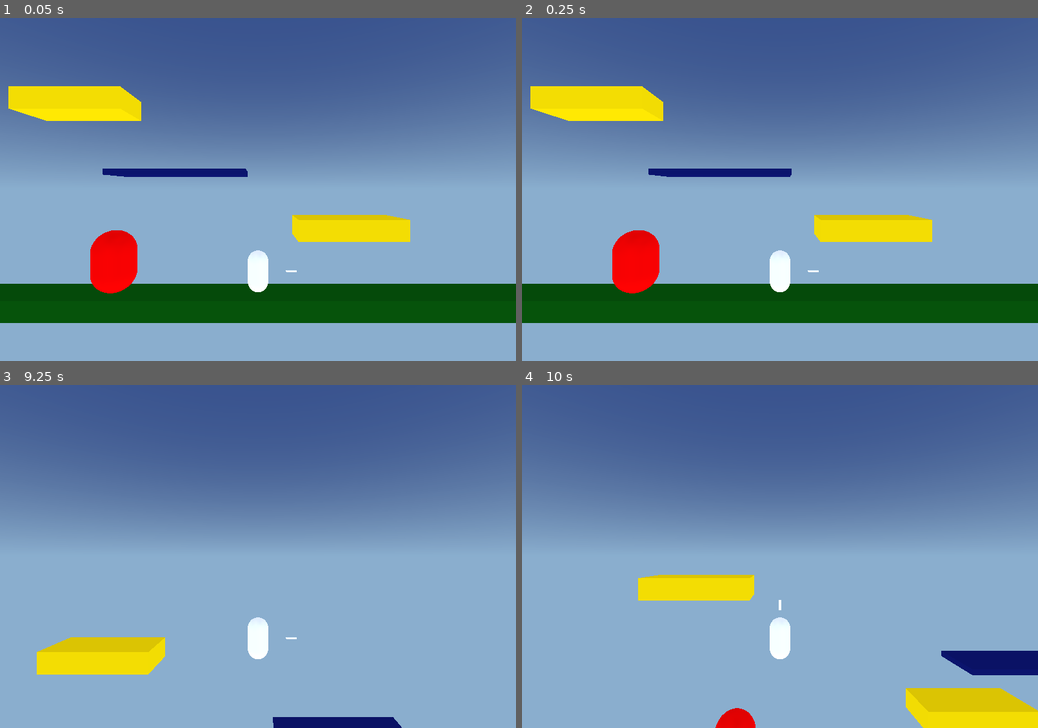
Above: before the commit, frames 1-4 (two rows, left to right).
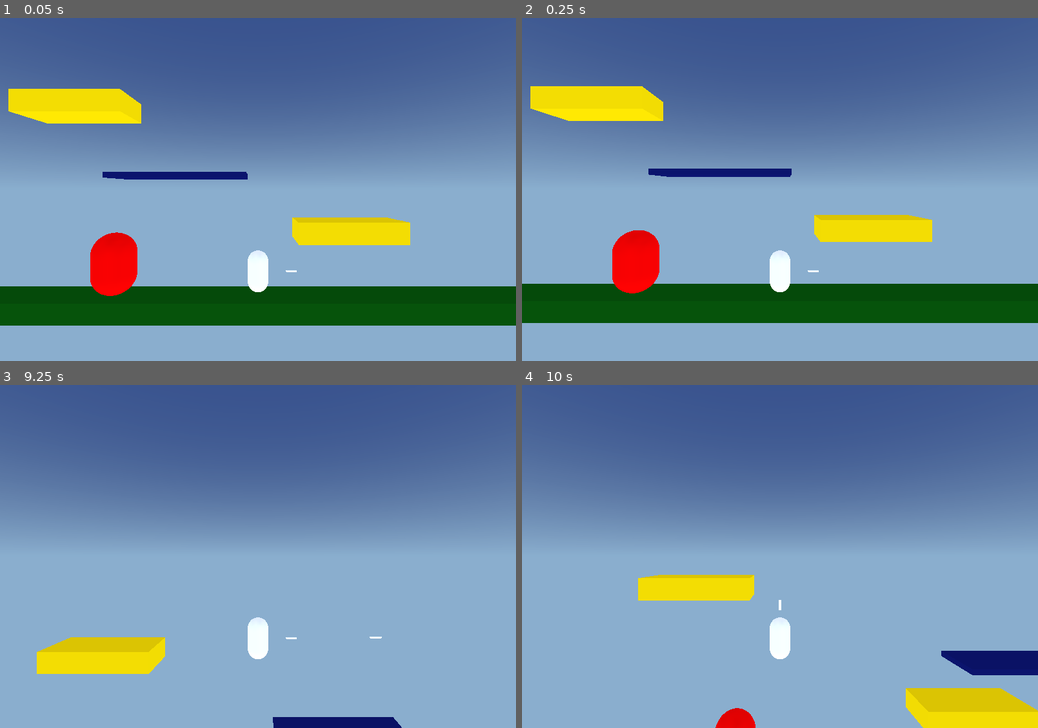
Above: after the commit, the same moments.

Repository: CaffeinatedCM/scorespacejam_9_game
Game: Godot game, scene res://levels/Sandbox.tscn
The game is run twice, just before and just after one commit, with the same random seed, the same clock (stepped at 60 frames per second) and the same inputs.
Inputs:
- Up to frame 1 (0.05 s): no input
- Up to frame 2 (0.25 s): no input
- Up to frame 3 (9.25 s): hold D (move_right) 0.53-1.28 s; tap Ctrl (shoot) at 0.6, 1.55, 3.05, 4.55, 5.1, 5.85, 7.55, 9.05 s; tap Space (jump) at 0.77, 0.8, 1.07, 1.35, 1.52, 1.82, 2.3, 3.02, 3.32, 3.77, 3.8, 4.07, 4.52, 4.82, 5.3, 6.02, 6.32, 6.6, 6.77, 7.07, 7.52, 7.82, 8.3, 9.02 s; hold A (move_left) 1.28-2.03 s; hold Down (aim_down) 2.03-2.78 s; hold D (move_right) 2.03-3.53 s; tap Enter at 2.75 s; tap Left (aim_left) at 2.85 s; hold Right (aim_right) 3.53-4.28 s; hold A (move_left) 3.53-5.78 s; tap Up (aim_up) at 4.35 s; hold D (move_right) 5.78-8.03 s; tap Down (aim_down) at 7.35 s; hold Left (aim_left) 8.03-8.78 s; hold A (move_left) from 8.03 s (still down); tap Right (aim_right) at 8.85 s
- Up to frame 4 (10 s): tap Space (jump) at 9.32, 9.77, 9.8 s; release A (move_left) at 9.53 s; hold D (move_right) from 9.53 s (still down); hold Up (aim_up) from 9.53 s (still down)

The runs differ from the first frame. In frame 1, 2.9% of the frame differs, in the area x 0-100%, y 19-90%; in frame 2, nothing differs; in frame 3, less than 0.1%; in frame 4, less than 0.1%.

Commit message:
Get bullet working

Diff:
--- a/game/characters/BasicEnemy/Enemy.gd
+++ b/game/characters/BasicEnemy/Enemy.gd
@@ -1,7 +1,22 @@
 extends KinematicBody
+
+var bullet = preload("res://objects/bullet/Bullet.tscn")
+
+var aim_direction = Vector2.RIGHT
+
+onready var stats = $Stats
 
 func _ready():
     $Stats.connect("on_no_health", self, "queue_free")
 
 func take_damage(value):
+    print("Damage", value)
     $Stats.health -= value
+
+func shoot():
+    var b = bullet.instance()
+    b.initialize(stats.DAMAGE, Vector3(aim_direction.x, aim_direction.y, 0).normalized())
+    get_tree().root.add_child(b)
+    b.global_transform.origin = global_transform.origin + Vector3(2, 0, 0)
+    var aim_degrees = rad2deg(Vector2.RIGHT.angle_to(aim_direction))
+    b.rotation_degrees.z = aim_degrees
--- a/game/characters/BasicEnemy/Enemy.tscn
+++ b/game/characters/BasicEnemy/Enemy.tscn
@@ -13,6 +13,7 @@
 [node name="Enemy" type="KinematicBody"]
 transform = Transform( 1, 0, 0, 0, 1, 0, 0, 0, 1, -7, 2, 0 )
 collision_layer = 8
+collision_mask = 0
 script = ExtResource( 2 )
 
 [node name="Stats" parent="." instance=ExtResource( 1 )]
--- a/game/characters/player/Player.gd
+++ b/game/characters/player/Player.gd
@@ -1,3 +1,13 @@
 extends KinematicBody
 
-var aim_direction = Vector3.RIGHT
+onready var stats = $Stats
+
+func _ready():
+    stats.connect("on_no_health", self, "die")
+
+func take_damage(damage):
+    print("I got hurt")
+    stats.health -= damage
+
+func die():
+    get_tree().quit()
--- a/game/characters/player/Player.tscn
+++ b/game/characters/player/Player.tscn
@@ -7,25 +7,7 @@
 [ext_resource path="res://characters/player/states/movement/Moving.gd" type="Script" id=5]
 [ext_resource path="res://characters/player/states/movement/Jump.gd" type="Script" id=6]
 [ext_resource path="res://characters/Stats.tscn" type="PackedScene" id=7]
-
-[sub_resource type="GDScript" id=1]
-script/source = "extends KinematicBody
-
-
-# Declare member variables here. Examples:
-# var a = 2
-# var b = \"text\"
-
-
-# Called when the node enters the scene tree for the first time.
-func _ready():
-    pass # Replace with function body.
-
-
-# Called every frame. 'delta' is the elapsed time since the previous frame.
-#func _process(delta):
-#    pass
-"
+[ext_resource path="res://characters/player/Player.gd" type="Script" id=8]
 
 [sub_resource type="CapsuleMesh" id=2]
 radius = 0.5
@@ -36,13 +18,12 @@
 [node name="Player" type="KinematicBody"]
 collision_layer = 2
 collision_mask = 5
-script = SubResource( 1 )
+script = ExtResource( 8 )
 __meta__ = {
 "_edit_group_": true
 }
 
 [node name="Stats" parent="." instance=ExtResource( 7 )]
-MAX_HEALTH = 10
 
 [node name="PlayerStateMachine" type="Node" parent="."]
 script = ExtResource( 3 )
@@ -77,8 +58,3 @@
 transform = Transform( -1.62921e-07, -1, 0, 1, -1.62921e-07, 0, 0, 0, 1, 1.62571, 0, 0 )
 radius = 0.05
 height = 0.5
-
-[node name="RayCast" type="RayCast" parent="GunPivot"]
-enabled = true
-cast_to = Vector3( 10, 0, 0 )
-collision_mask = 8
--- a/game/characters/player/interact_states/Gun.gd
+++ b/game/characters/player/interact_states/Gun.gd
@@ -1,16 +1,18 @@
 extends PlayerBaseState
 
-onready var gunRayCast = player.get_node("GunPivot/RayCast")
 onready var stats = player.get_node("Stats")
+
+var bullet = preload("res://objects/bullet/Bullet.tscn")
+
+var aim_direction = Vector2.RIGHT
 
 func update(_delta):
     var aim_horiziontal = Input.get_action_strength("aim_right") - Input.get_action_strength("aim_left")
     var aim_vertical = Input.get_action_strength("aim_up") - Input.get_action_strength("aim_down")
 
-    var aim_direction = Vector2(aim_horiziontal, aim_vertical)
-
-    var aim_degrees = rad2deg(Vector2.RIGHT.angle_to(aim_direction))
     if aim_horiziontal != 0 or aim_vertical != 0:
+        aim_direction = Vector2(aim_horiziontal, aim_vertical)
+        var aim_degrees = rad2deg(Vector2.RIGHT.angle_to(aim_direction))
         player.get_node("GunPivot").rotation_degrees.z = aim_degrees
 
     if Input.is_action_just_pressed("shoot"):
@@ -18,5 +20,9 @@
 
 
 func shoot():
-    if gunRayCast.is_colliding():
-        gunRayCast.get_collider().take_damage(stats.DAMAGE)
+    var b = bullet.instance()
+    b.initialize(stats.DAMAGE, Vector3(aim_direction.x, aim_direction.y, 0).normalized())
+    get_tree().root.add_child(b)
+    b.global_transform.origin = player.get_node("GunPivot/Gun").global_transform.origin
+    var aim_degrees = rad2deg(Vector2.RIGHT.angle_to(aim_direction))
+    b.rotation_degrees.z = aim_degrees
--- a/game/characters/player/states/movement/Moving.gd
+++ b/game/characters/player/states/movement/Moving.gd
@@ -1,7 +1,7 @@
 extends PlayerBaseState
 
 export var MAX_SPEED = 10
-export var GRAVITY = 24.8
+export var GRAVITY = 9.8
 export var ACCELERATION = 4.5
 export var DEACCELERATION = 16
 
--- /dev/null
+++ b/game/objects/bullet/Bullet.gd
@@ -0,0 +1,23 @@
+extends KinematicBody
+
+export var SPEED = 20
+
+var damage
+var direction
+
+func initialize(dmg, dir):
+    damage = dmg
+    direction = dir
+
+func _physics_process(delta):
+    var velocity = direction * SPEED
+
+    var collision = move_and_collide(velocity * delta)
+
+    if collision:
+        var collider = collision.collider
+        if collider.has_method("take_damage"):
+            print("Hi?")
+            collider.take_damage(damage)
+
+        queue_free()
--- a/game/objects/bullet/Bullet.tscn
+++ b/game/objects/bullet/Bullet.tscn
@@ -1,14 +1,21 @@
-[gd_scene load_steps=3 format=2]
+[gd_scene load_steps=4 format=2]
+
+[ext_resource path="res://objects/bullet/Bullet.gd" type="Script" id=1]
 
 [sub_resource type="CapsuleShape" id=1]
-radius = 0.1
+radius = 0.03
 height = 0.5
 
 [sub_resource type="CapsuleMesh" id=2]
-radius = 0.1
+radius = 0.05
 mid_height = 0.5
+radial_segments = 10
 
-[node name="Bullet" type="RigidBody"]
+[node name="Bullet" type="KinematicBody"]
+input_ray_pickable = false
+collision_layer = 0
+collision_mask = 15
+script = ExtResource( 1 )
 
 [node name="CollisionShape" type="CollisionShape" parent="."]
 transform = Transform( -1.62921e-07, 0, 1, 0, 1, 0, -1, 0, -1.62921e-07, 0, 0, 0 )
Empty file removed: game/characters/player/states/placeholder.gd
Not shown, changed: game/debug.log
